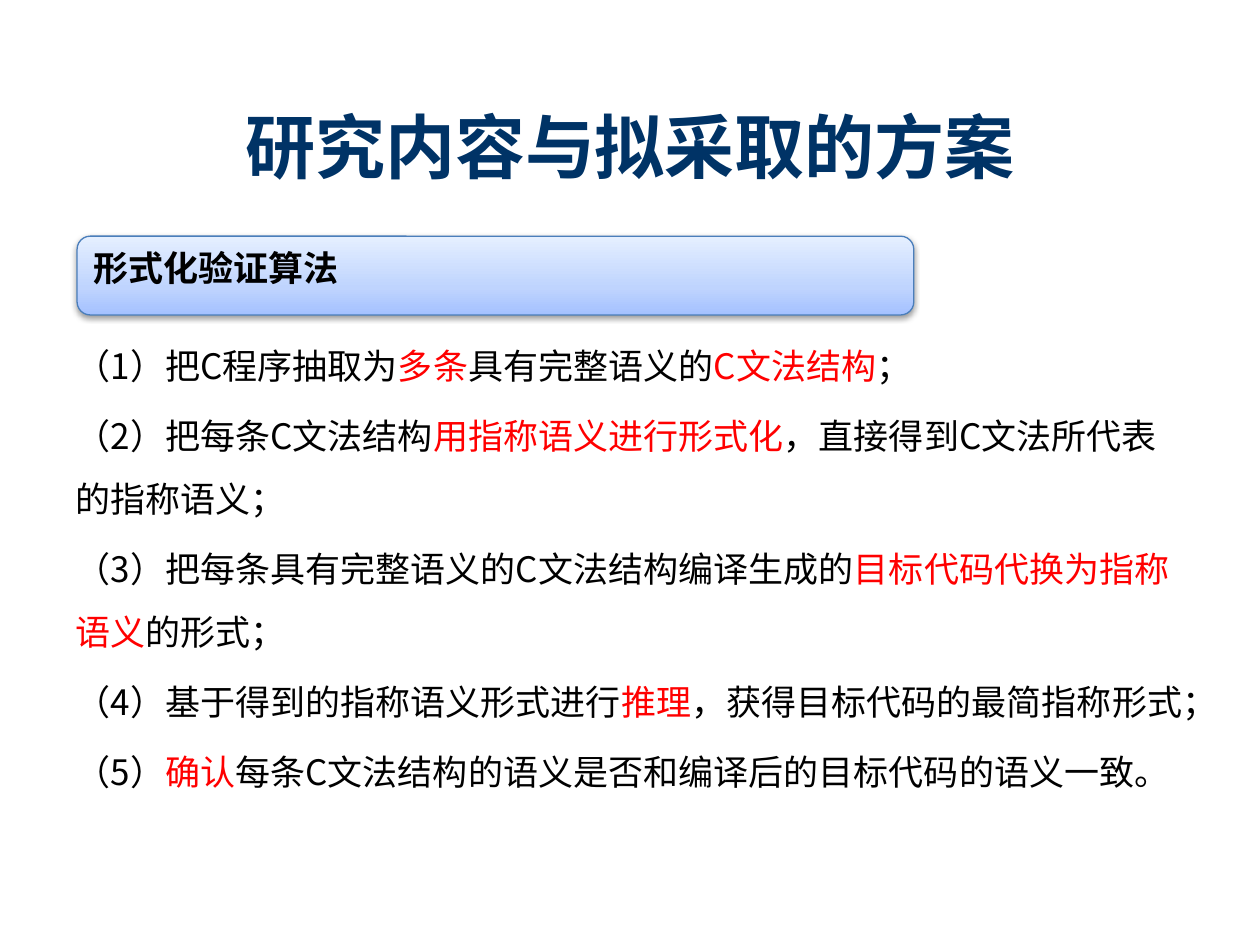
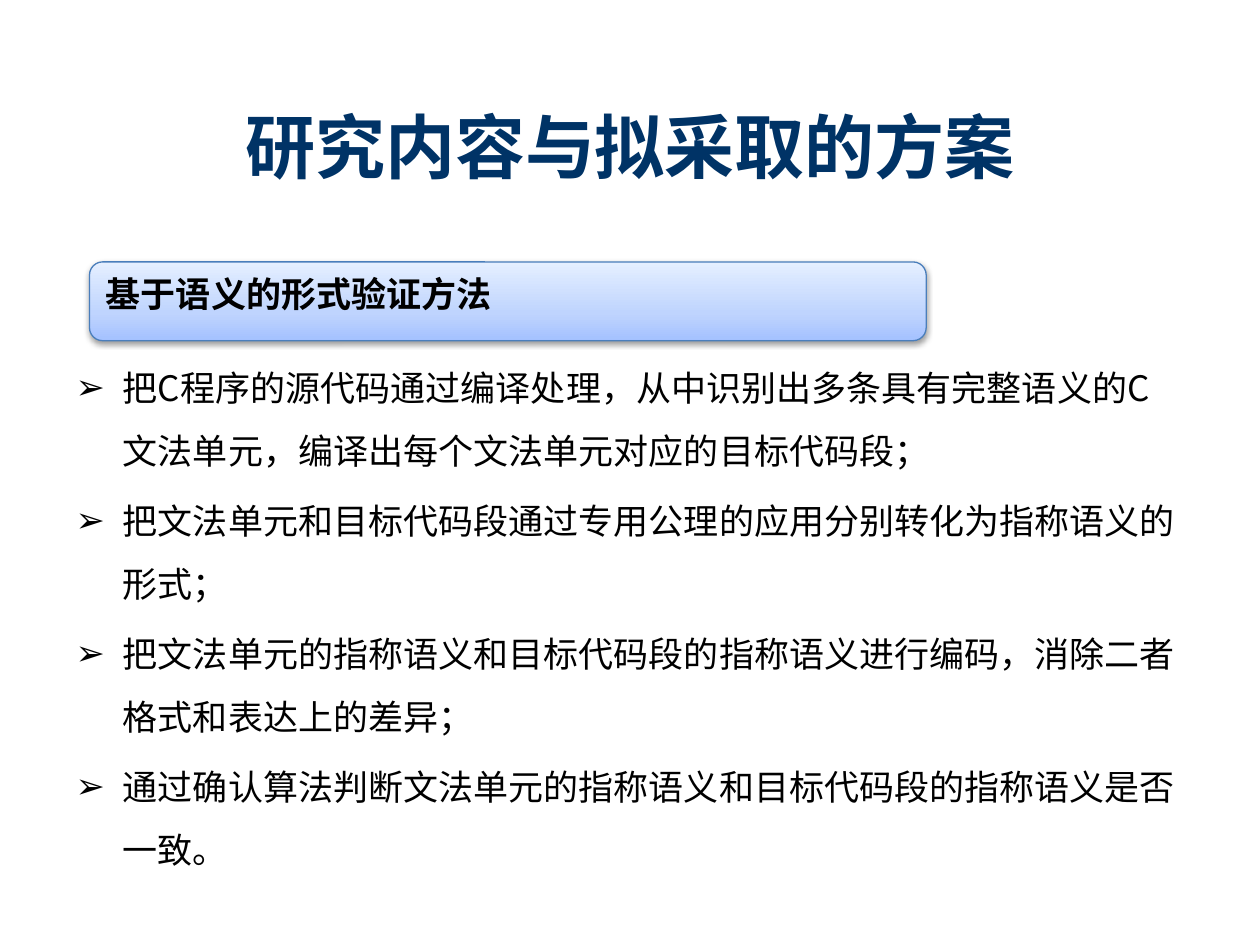
Before and after one commit to destiny1991/--2014--destiny, a slide deck: slide 18 of 开题/SY1406108_陈志伟_开题ppt.pptx (slide 19 before the commit). Drawn at 1260x945 pixels with LibreOffice and Linux fonts; fonts in the diff are those of the drawing; background and template pictures are left out. Boxes give left, top, right and bottom in pixels: in the first picture for what was removed or moved away, otherwise in the second. Text is boxed around its words. In the diff, an @@ line names an element or a change of style, - is before the commit and + after.

```diff
--- a/开题/SY1406108_陈志伟_开题ppt.pptx
+++ b/开题/SY1406108_陈志伟_开题ppt.pptx
@@ rounded rectangle "基于语义的形式验证方法": place and size @@
-rounded rectangle "基于语义的形式验证方法" at [77, 236, 914, 315]
+rounded rectangle "基于语义的形式验证方法" at [89, 262, 926, 341]
@@ text in rounded rectangle at [106, 277, 492, 310]: text changed @@
-形式化验证算法
+基于语义的形式验证方法
@@ text at [123, 371, 1175, 866]: text changed @@
-（1）把C程序抽取为多条具有完整语义的C文法结构；
-（2）把每条C文法结构用指称语义进行形式化，直接得到C文法所代表的指称语义；
-（3）把每条具有完整语义的C文法结构编译生成的目标代码代换为指称语义的形式；
-（4）基于得到的指称语义形式进行推理，获得目标代码的最简指称形式；
-（5）确认每条C文法结构的语义是否和编译后的目标代码的语义一致。
+➢ 把C程序的源代码通过编译处理，从中识别出多条具有完整语义的C文法单元，编译出每个文法单元对应的目标代码段；
+➢ 把文法单元和目标代码段通过专用公理的应用分别转化为指称语义的形式；
+➢ 把文法单元的指称语义和目标代码段的指称语义进行编码，消除二者格式和表达上的差异；
+➢ 通过确认算法判断文法单元的指称语义和目标代码段的指称语义是否一致。
```
Also in this commit, not shown: 15 other slides changed, 2 other files.
